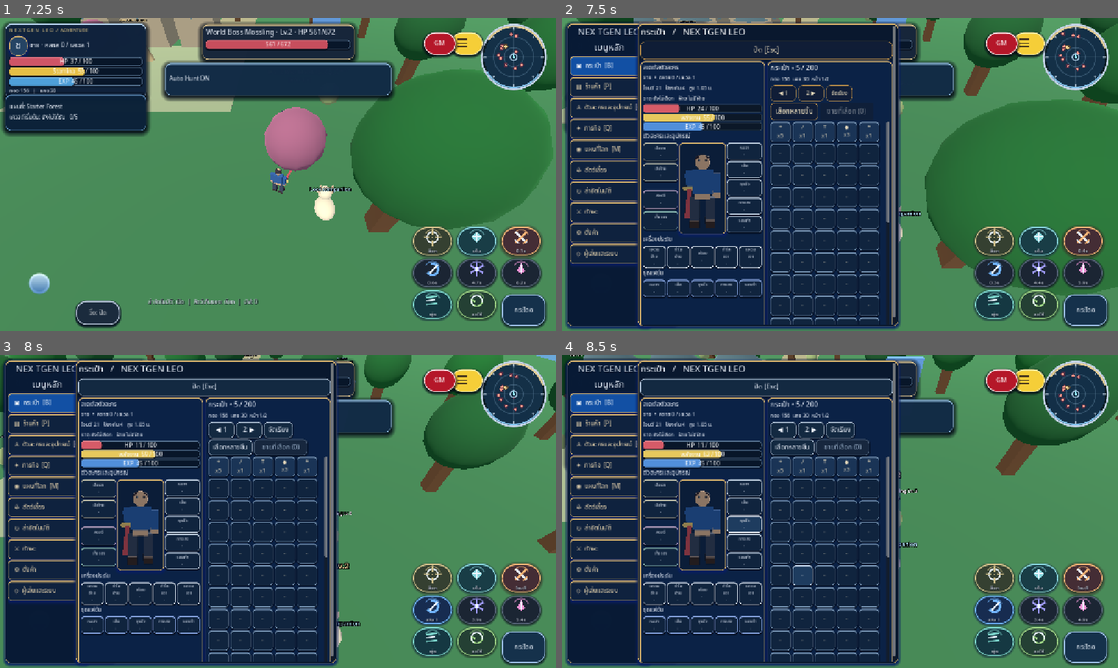
Above: before the commit, frames 1-4 (two rows, left to right).
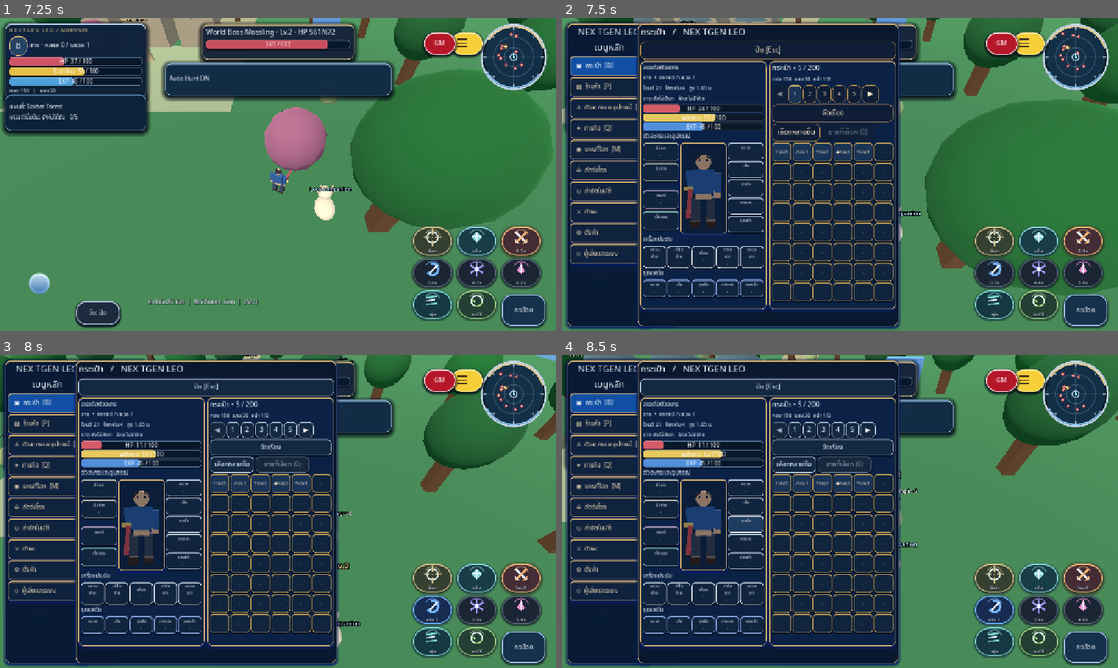
Above: after the commit, the same moments.

Repository: redfullmoon209-debug/NexTgenLeo
Game: Godot game, scene res://scenes/main.tscn
Same seed, same stepped clock (60 frames per second), same inputs: the game is played once before the commit and once after it.
Inputs (mouse positions are in pixels of both pictures, inside the frame that each line leads up to):
- Up to frame 1 (7.25 s): click "กระโดด" at 0.5 s; tap Enter at 1.25 s; move the mouse to (400, 158) at 1.27 s; hold D 1.28-2 s; tap Tab at 1.35 s; click (400, 158) at 1.42 s; tap Space at 1.52, 4.52 s; drag from (166, 190) to (250, 237) at 2.02 s; move the mouse to (333, 105) at 2.77 s; hold D 2.78-3.5 s; tap 1 at 2.85 s; drag from (250, 237) to (111, 127) at 3.52 s; move the mouse to (444, 221) at 4.27 s; hold A 4.28-5 s; tap 3 at 4.35 s; drag from (111, 127) to (194, 96) at 5.02 s; move the mouse to (305, 174) at 5.77 s; hold S 5.78-6.5 s; tap H at 5.85 s; click (305, 174) at 5.92 s; drag from (194, 96) to (166, 190) at 6.52 s
- Up to frame 2 (7.5 s): move the mouse to (962, 158) at 7.27 s; hold W from 7.28 s (still down); tap B at 7.35 s
- Up to frame 3 (8 s): keep holding W; tap Space at 7.52 s
- Up to frame 4 (8.5 s): release W at 8 s; drag from (728, 527) to (812, 574) at 8.02 s

Frame 1 is identical in both runs. In frame 2, 9.5% of the frame differs, in the area x 14-60%, y 2-98%; in frame 3, 9.0%; in frame 4, 9.1%.

Commit message:
Paginate 200 inventory slots without grid scrolling; keep all 19 equipment slots

Diff:
--- a/scripts/gameplay.gd
+++ b/scripts/gameplay.gd
@@ -1656,7 +1656,7 @@
 	panes.name = "BagTwoPane"
 	panes.size_flags_horizontal = Control.SIZE_EXPAND_FILL
 	panes.add_theme_constant_override("separation", 7)
-	panes.custom_minimum_size.y = maxf(170.0, panel.size.y - 125.0)
+	panes.custom_minimum_size.y = maxf(170.0, panel.size.y - (74.0 if panel == bag_dock_panel else 125.0))
 	menu.add_child(panes)
 
 	# Green area: status and supported equipment slots, always visible
@@ -1766,16 +1766,35 @@
 	bag_inventory_panel.add_child(inventory_column)
 	inventory_column.add_child(_label("กระเป๋า • %d / 200" % GameState.inventory.size(), 16))
 	inventory_column.add_child(_label("ทอง %d  แคช %d  หน้า %d/2" % [GameState.gold, GameState.cash, bag_page + 1], 12))
-	var actions := HBoxContainer.new()
-	actions.add_theme_constant_override("separation", 4)
-	inventory_column.add_child(actions)
-	var first_page := _button("◀ 1", func(): bag_page = 0; _close_panel(); _show_panel("Bag"), actions)
-	var second_page := _button("2 ▶", func(): bag_page = 1; _close_panel(); _show_panel("Bag"), actions)
-	var sort_button := _button("จัดเรียง", func(): bag_bulk_selection.clear(); GameState.inventory.sort_custom(func(a,b): return str(a.id) < str(b.id)); _close_panel(); _show_panel("Bag"), actions)
-	for button in [first_page, second_page, sort_button]:
-		button.custom_minimum_size = Vector2(60, 32)
-		button.add_theme_font_size_override("font_size", 12)
-	# The selection row is separate to avoid crowding the five-column grid.
+	# No vertical scrolling inside the item grid. Screen capacity determines
+	# how many of the fixed 200 slots are visible per numbered page.
+	var grid_width: float = maxf(180.0, (panel.size.x - 282.0) if wide else (panel.size.x - 28.0))
+	var grid_columns: int = clampi(int(grid_width / 51.0), 3, 6)
+	var usable_height: float = maxf(140.0, panel.size.y - (235.0 if panel == bag_dock_panel else 269.0))
+	var grid_rows: int = clampi(int(usable_height / 50.0), 3, 13)
+	bag_page_size = clampi(grid_columns * grid_rows, grid_columns * 3, 100)
+	bag_page_count = maxi(1, int(ceil(200.0 / float(bag_page_size))))
+	bag_page = clampi(bag_page, 0, bag_page_count - 1)
+	var page_actions := HBoxContainer.new()
+	page_actions.name = "InventoryPagination"
+	page_actions.add_theme_constant_override("separation", 3)
+	inventory_column.add_child(page_actions)
+	var first_page := _button("◀", func(): _change_bag_page(-1), page_actions)
+	first_page.custom_minimum_size = Vector2(35, 31)
+	first_page.disabled = bag_page == 0
+	for step in range(bag_page_count):
+		var page_number: int = step
+		var page_button: Button = _button(str(step + 1), func(): _set_bag_page(page_number), page_actions)
+		page_button.custom_minimum_size = Vector2(30, 31)
+		page_button.add_theme_font_size_override("font_size", 12)
+		if step == bag_page:
+			page_button.add_theme_stylebox_override("normal", _equipment_slot_style(Color("f9d37b"), true))
+	var last_page := _button("▶", func(): _change_bag_page(1), page_actions)
+	last_page.custom_minimum_size = Vector2(35, 31)
+	last_page.disabled = bag_page == bag_page_count - 1
+	var sort_button := _button("จัดเรียง", func(): bag_bulk_selection.clear(); GameState.inventory.sort_custom(func(a,b): return str(a.id) < str(b.id)); _refresh_bag_contents(), inventory_column)
+	sort_button.custom_minimum_size = Vector2(60, 32)
+	# Multi-item selection and selling remain active across every page.
 	var bulk_actions := HBoxContainer.new()
 	bulk_actions.name = "BulkSellActions"
 	bulk_actions.add_theme_constant_override("separation", 4)
@@ -1788,26 +1807,22 @@
 	bulk_sell.name = "BulkSaleButton"
 	bulk_sell.custom_minimum_size = Vector2(123, 32)
 	bulk_sell.disabled = not bag_bulk_mode or selected_count == 0
-	var inventory_scroll := ScrollContainer.new()
-	inventory_scroll.name = "BagSlotsScroll"
-	inventory_scroll.horizontal_scroll_mode = ScrollContainer.SCROLL_MODE_DISABLED
-	inventory_scroll.size_flags_vertical = Control.SIZE_EXPAND_FILL
-	inventory_scroll.custom_minimum_size.y = maxf(125.0, panel.size.y - 220.0) if wide else 205.0
-	inventory_column.add_child(inventory_scroll)
 	bag_slot_grid = GridContainer.new()
 	bag_slot_grid.name = "InventorySlots"
-	bag_slot_grid.columns = 5 if wide else clampi(int((panel.size.x - 50.0) / 54.0), 2, 5)
-	bag_slot_grid.add_theme_constant_override("h_separation", 4)
-	bag_slot_grid.add_theme_constant_override("v_separation", 4)
-	inventory_scroll.add_child(bag_slot_grid)
-	for offset in range(100):
-		var index := bag_page * 100 + offset
+	bag_slot_grid.columns = grid_columns
+	bag_slot_grid.add_theme_constant_override("h_separation", 3)
+	bag_slot_grid.add_theme_constant_override("v_separation", 3)
+	inventory_column.add_child(bag_slot_grid)
+	for offset in range(bag_page_size):
+		var index: int = bag_page * bag_page_size + offset
+		if index >= 200:
+			break
 		var slot_text := "·"
 		var item_tip := "ช่องว่าง %d" % (index + 1)
 		if index < GameState.inventory.size():
 			var slot: Dictionary = GameState.inventory[index]
 			var item: Dictionary = GameState.balance.items.get(slot.id, {})
-			slot_text = "%s\nx%d" % [str(item.get("icon", "◆")), int(slot.count)]
+			slot_text = "%s\\nx%d" % [str(item.get("icon", "◆")), int(slot.count)]
 			item_tip = "%s ×%d" % [str(item.get("name", slot.id)), int(slot.count)]
 		if bag_bulk_mode and bag_bulk_selection.has(index):
 			slot_text = "✓ " + slot_text
@@ -1818,23 +1833,37 @@
 				_item_menu(index)
 		, bag_slot_grid)
 		button.name = "InventorySlot%d" % index
-		button.custom_minimum_size = Vector2(47, 46)
+		button.custom_minimum_size = Vector2(44, 43)
 		button.tooltip_text = item_tip
-		button.add_theme_font_size_override("font_size", 12)
+		button.add_theme_font_size_override("font_size", 11)
 		button.set_meta("leo_fantasy_skin", true)
-		button.add_theme_stylebox_override("normal", _equipment_slot_style(Color("7693b2"), index < GameState.inventory.size()))
-		button.add_theme_stylebox_override("hover", _equipment_slot_style(Color("b8cde6"), true, true))
-		button.add_theme_stylebox_override("pressed", _equipment_slot_style(Color("dbe8f7"), true, true))
+		button.add_theme_stylebox_override("normal", _equipment_slot_style(Color("b89855"), index < GameState.inventory.size()))
+		button.add_theme_stylebox_override("hover", _equipment_slot_style(Color("e7c679"), true, true))
+		button.add_theme_stylebox_override("pressed", _equipment_slot_style(Color("ffe4ac"), true, true))
 	# On tall phones, show actual inventory items first. Equipment remains
 	# below the grid, accessible by the outer menu's vertical scrolling.
 	if portrait_bag:
 		panes.move_child(bag_inventory_panel, 0)
 
+func _set_bag_page(new_page: int) -> void:
+	bag_page = clampi(new_page, 0, bag_page_count - 1)
+	_refresh_bag_contents()
+
+func _change_bag_page(delta: int) -> void:
+	_set_bag_page(bag_page + delta)
+
+func _refresh_bag_contents() -> void:
+	var selected_panel: String = active_panel
+	if selected_panel == "Bag":
+		_close_panel()
+		_show_panel("Bag")
+	elif is_instance_valid(bag_dock_panel) and bag_dock_panel.visible:
+		_refresh_bag_dock()
+
 func _toggle_bulk_mode() -> void:
 	bag_bulk_mode = not bag_bulk_mode
 	bag_bulk_selection.clear()
-	_close_panel()
-	_show_panel("Bag")
+	_refresh_bag_contents()
 
 func _toggle_bulk_item(index: int) -> void:
 	if not bag_bulk_mode or index < 0 or index >= GameState.inventory.size():
@@ -1843,8 +1872,7 @@
 		bag_bulk_selection.erase(index)
 	else:
 		bag_bulk_selection[index] = int(GameState.inventory[index].count)
-	_close_panel()
-	_show_panel("Bag")
+	_refresh_bag_contents()
 
 func _bag_bulk_confirm_open() -> void:
 	if bag_bulk_selection.is_empty():
